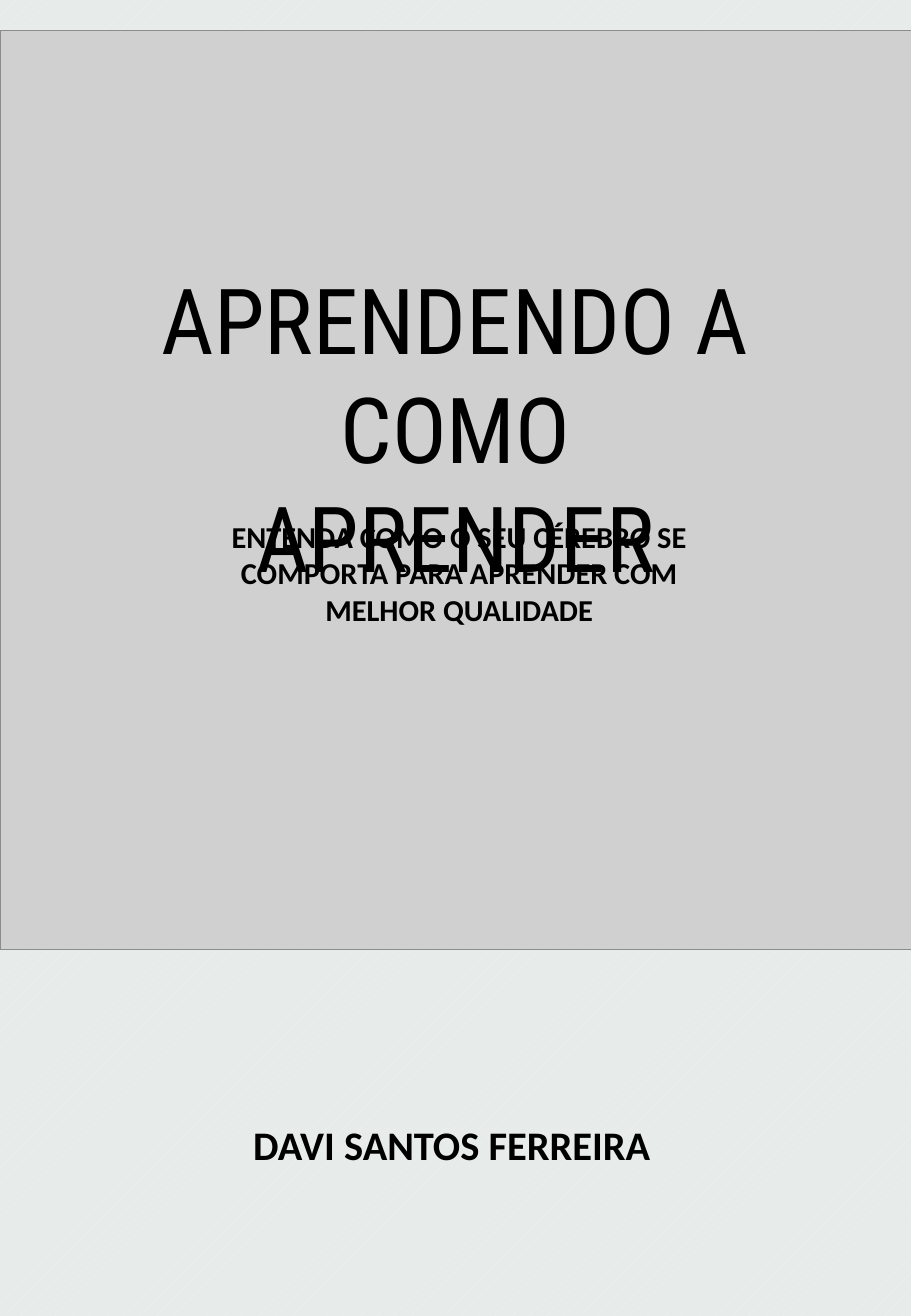
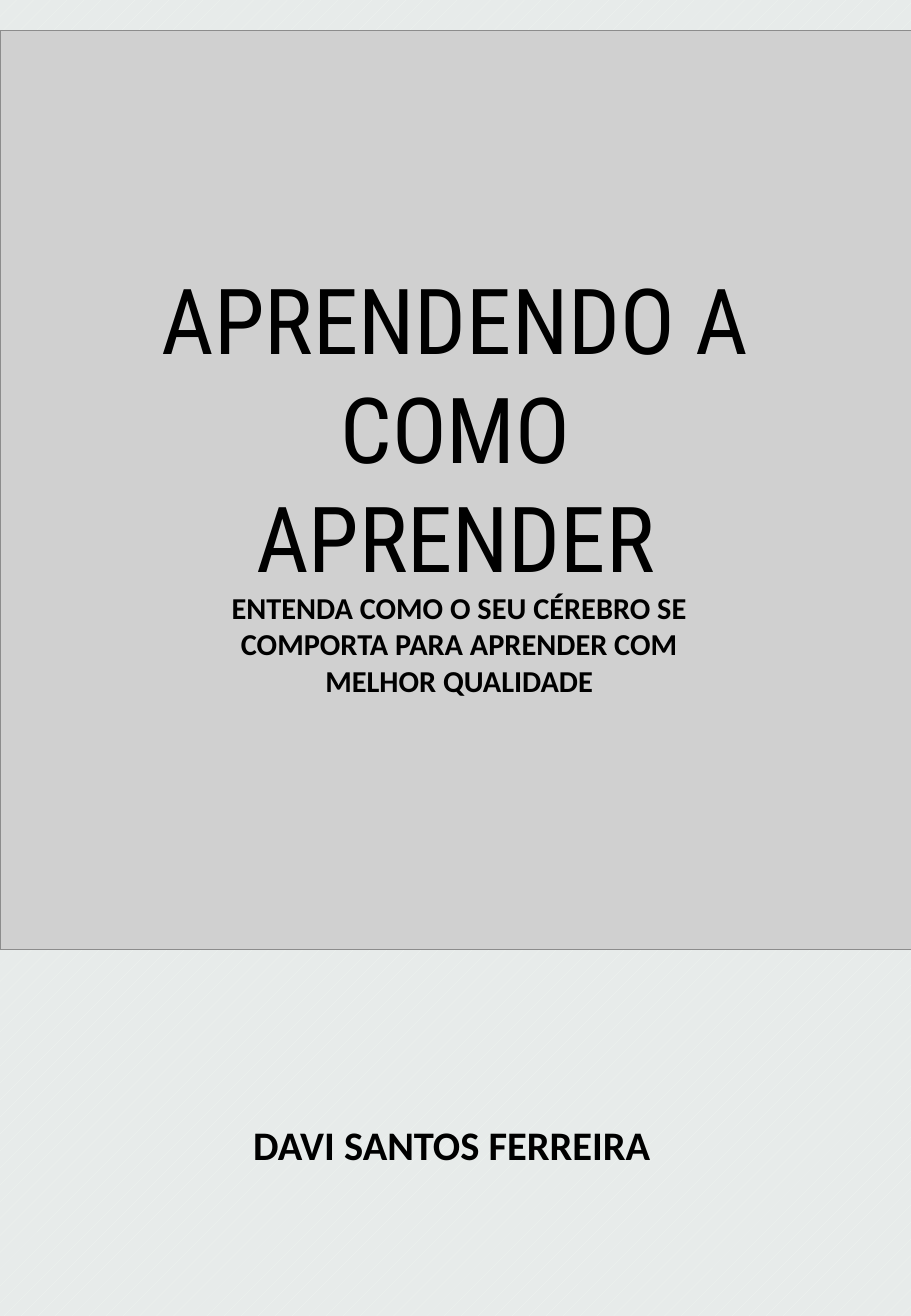
Before and after one commit to Raquerd/Santander-Bootcamp-2024, a slide deck: slide 1 of ebook_project/PROJETO EBOOK.pptx. Drawn at 911x1316 pixels with LibreOffice and Linux fonts; fonts in the diff are those of the drawing; grey boxes stand for pictures. Boxes give left, top, right and bottom in pixels: in the first picture for what was removed or moved away, otherwise in the second. Text is boxed around its words. In the diff, an @@ line names an element or a change of style, - is before the commit and + after.

```diff
--- a/ebook_project/PROJETO EBOOK.pptx
+++ b/ebook_project/PROJETO EBOOK.pptx
@@ text "ENTENDA COMO O SEU CÉREBRO ...": place and size @@
-text "ENTENDA COMO O SEU CÉREBRO ..." at <box>232,522,686,625</box>
+text "ENTENDA COMO O SEU CÉREBRO ..." at <box>232,594,686,696</box>
```
Also in this commit, not shown: 2 other files.
